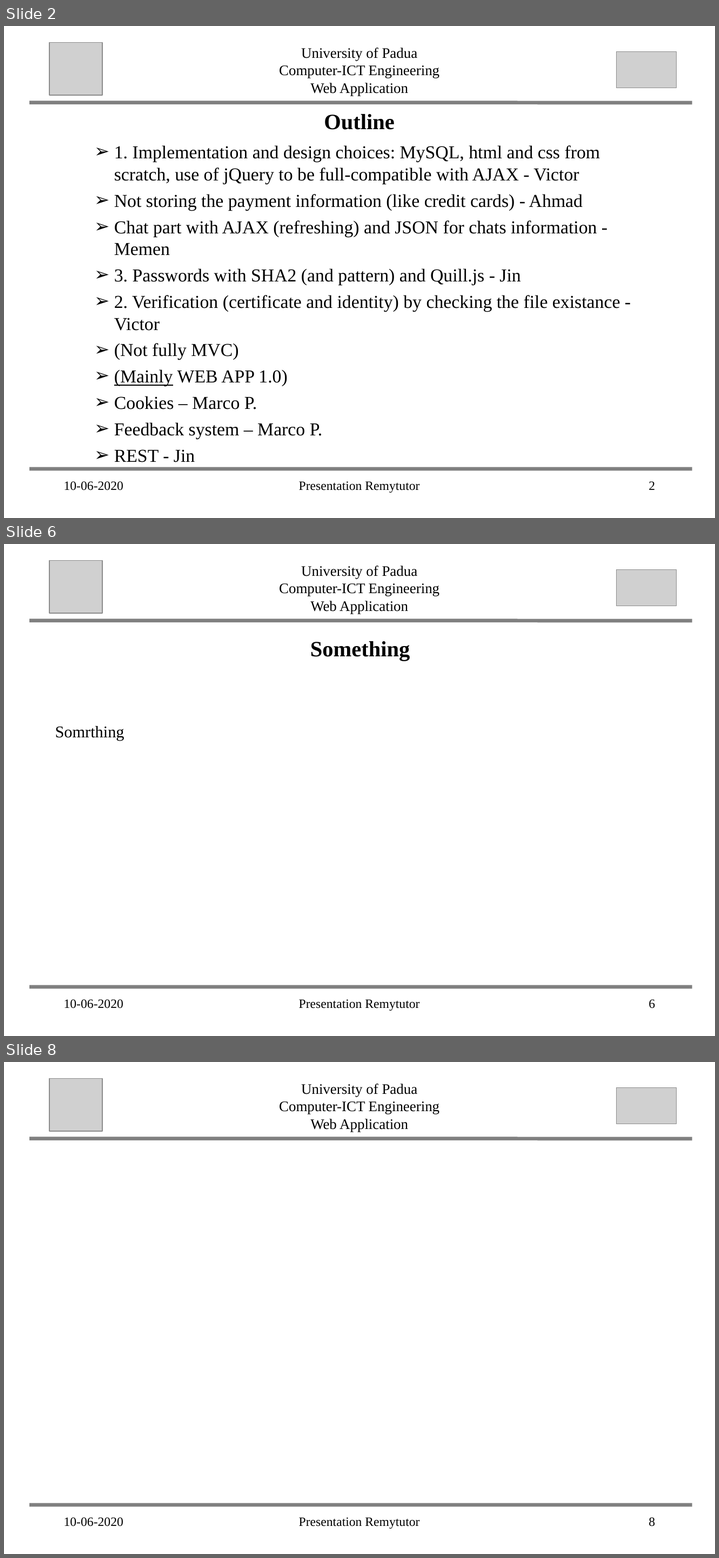
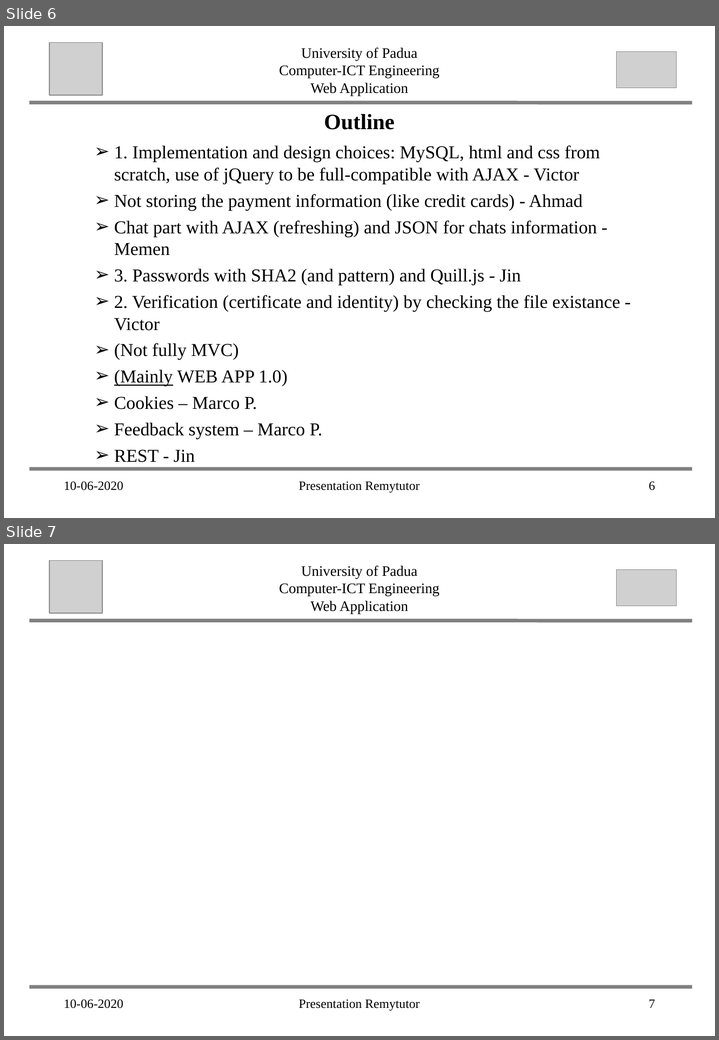
Before and after one commit to abahmadb/Web-Applications, a slide deck: HW2-RemuTutor-2019-2020 - Victor.ppt. Shown one above the other, each under a label of ours: slides 2, 6 and 8 before the commit, slides 6 and 7 after it; the slides between them are not shown. The pictures are 719x1558 and 719x1040 pixels, drawn with LibreOffice and Linux fonts; fonts in the diff are those of the drawing; grey boxes stand for pictures. Boxes give left, top, right and bottom in pixels: in the first picture for what was removed or moved away, otherwise in the second. Text is boxed around its words. In the diff, an @@ line names an element or a change of style, - is before the commit and + after.

```diff
--- a/HW2-RemuTutor-2019-2020 - Victor.ppt
+++ b/HW2-RemuTutor-2019-2020 - Victor.ppt
@@ slide 6 removed at <box>4,544,715,1036</box>, background #FFFFFF @@
@@ picture removed at <box>49,560,102,614</box> @@
@@ text removed at <box>279,566,439,614</box> @@
-University of Padua
-Computer-ICT Engineering
-Web Application
@@ picture removed at <box>616,569,676,606</box> @@
@@ line removed from (32, 621) to (690, 621) @@
@@ text removed at <box>310,641,410,661</box> @@
-Something
@@ text removed at <box>55,726,124,741</box> @@
-Somrthing
@@ line removed from (32, 986) to (690, 986) @@
@@ text removed at <box>64,999,123,1008</box> @@
-10-06-2020
@@ text removed at <box>299,999,419,1011</box> @@
-Presentation Remytutor
@@ page number removed at <box>648,999,655,1008</box> @@
-6
@@ what was slide 2 is now slide 6 @@
@@ page number at <box>648,481,655,490</box>: text changed @@
-2
+6
@@ what was slide 8 is now slide 7 @@
@@ page number at <box>648,999,655,1008</box>: text changed @@
-8
+7
```
Also in this commit, not shown: 4 slides changed, 2 other slides removed, 3 other files.
